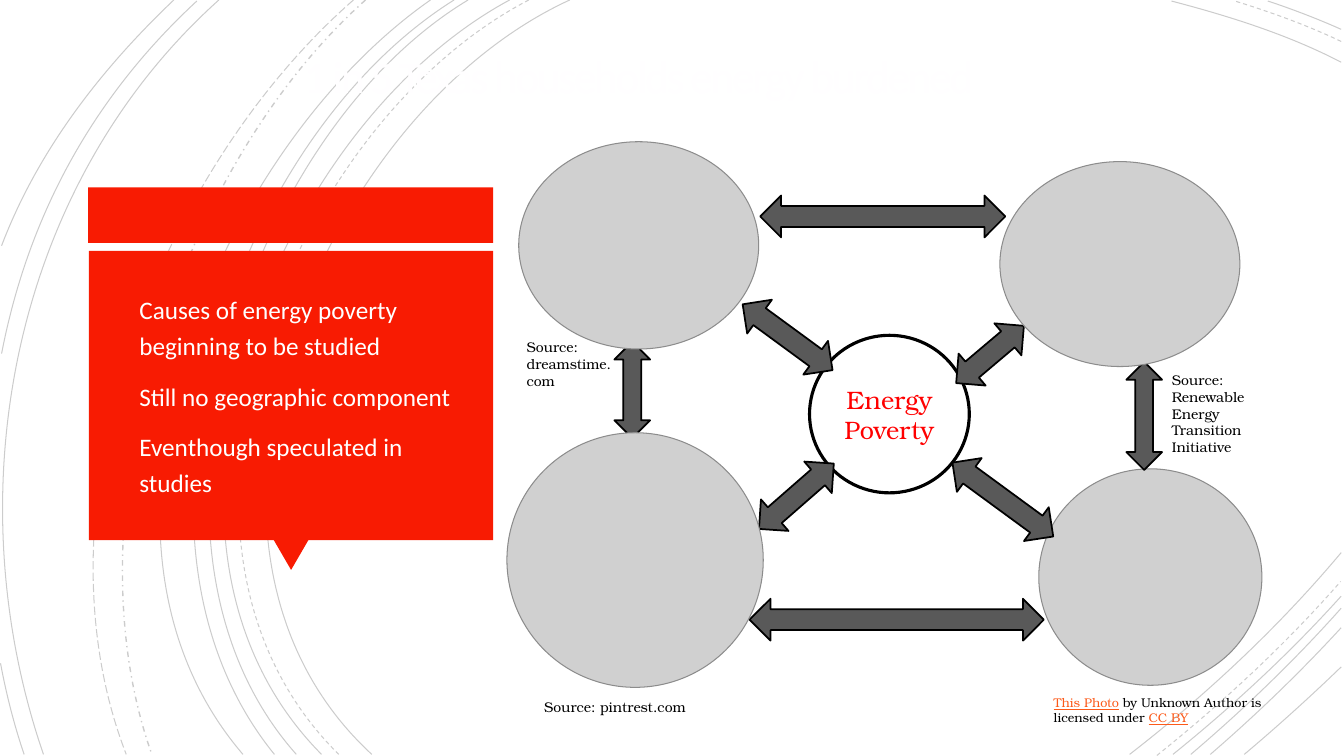
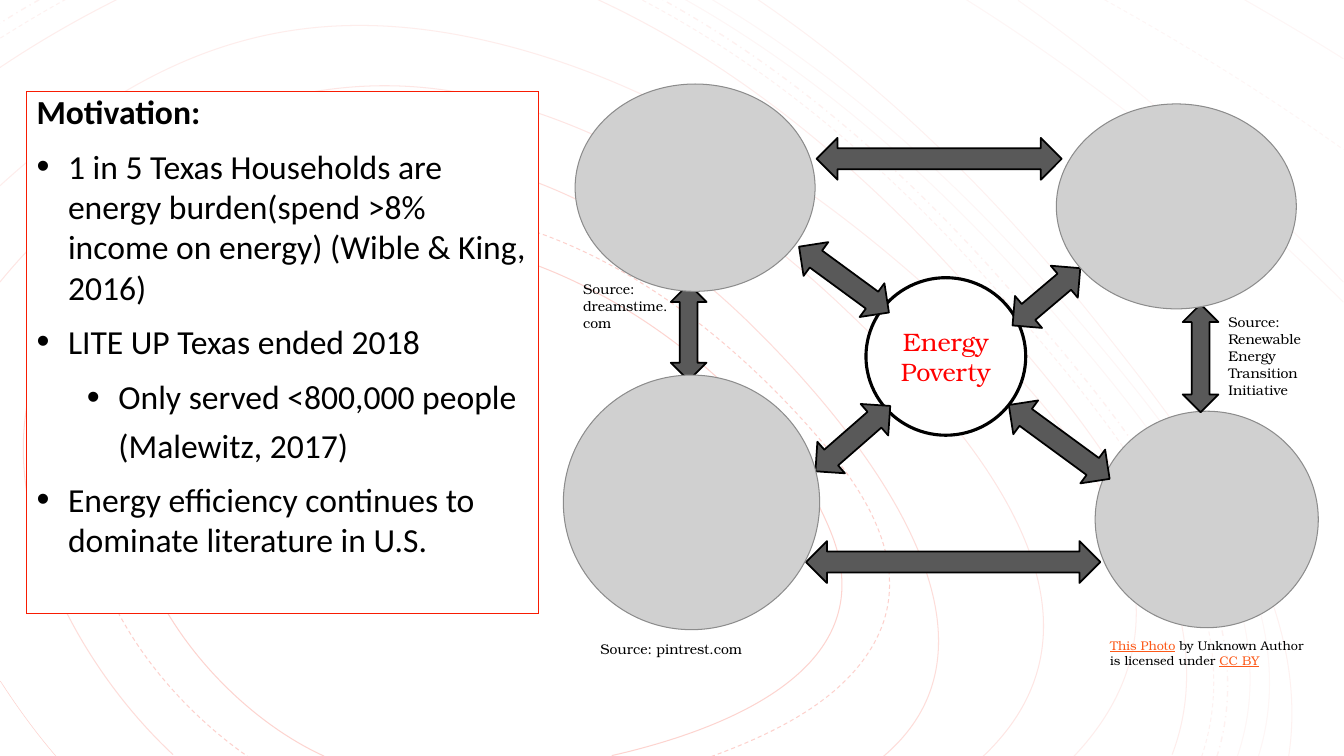
Before and after one commit to cnagbim/Data-Management-Final-Project-Agbim, a slide deck: slide 4 of writing_literature_present/final_presentation.pptx. Drawn at 1344x756 pixels with LibreOffice and Linux fonts; fonts in the diff are those of the drawing; grey boxes stand for pictures. Boxes give left, top, right and bottom in pixels: in the first picture for what was removed or moved away, otherwise in the second. Text is boxed around its words. In the diff, an @@ line names an element or a change of style, - is before the commit and + after.

```diff
--- a/writing_literature_present/final_presentation.pptx
+++ b/writing_literature_present/final_presentation.pptx
@@ freeform shape: place and size @@
-freeform shape at bbox=[2, 0, 174, 246]
+freeform shape at bbox=[0, 0, 117, 68]
@@ freeform shape: place and size @@
-freeform shape at bbox=[53, 0, 431, 754]
+freeform shape at bbox=[0, 0, 1223, 756]
@@ rectangle added at bbox=[0, 0, 1344, 756], fill #FFFFFF @@
@@ group removed at bbox=[0, 0, 1342, 756]: 11 freeform shapes @@
@@ freeform shape: place and size @@
-freeform shape at bbox=[98, 0, 454, 754]
+freeform shape at bbox=[758, 0, 1314, 756]
@@ group added at bbox=[0, 0, 1344, 756]: 9 freeform shapes @@
@@ freeform shape: place and size @@
-freeform shape at bbox=[1235, 1, 1341, 41]
+freeform shape at bbox=[1105, 0, 1344, 150]
@@ freeform shape: place and size @@
-freeform shape at bbox=[1172, 1, 1341, 63]
+freeform shape at bbox=[1245, 0, 1344, 58]
@@ group added at bbox=[0, 0, 1344, 756]: 19 freeform shapes @@
@@ freeform shape: place and size @@
-freeform shape at bbox=[111, 0, 510, 754]
+freeform shape at bbox=[0, 59, 1139, 756]
@@ title removed at bbox=[304, 56, 488, 105] @@
-1 in 5 Texas households energy burdened
@@ rectangle added at bbox=[26, 91, 538, 613], fill #FFFFFF, outline #F81B02 0.75 pt, 24 pt, text #000000 @@
+Motivation:
+• 1 in 5 Texas Households are energy burden(spend >8% income on energy) (Wible & King, 2016)
+• LITE UP Texas ended 2018
+  • Only served <800,000 people (Malewitz, 2017)
+• Energy efficiency continues to dominate literature in U.S.
@@ freeform shape: place and size @@
-freeform shape at bbox=[111, 0, 469, 754]
+freeform shape at bbox=[0, 142, 1033, 756]
@@ freeform shape: place and size @@
-freeform shape at bbox=[124, 0, 529, 754]
+freeform shape at bbox=[27, 197, 913, 756]
@@ rectangle removed at bbox=[89, 188, 494, 243] @@
@@ freeform shape: place and size @@
-freeform shape at bbox=[144, 0, 570, 754]
+freeform shape at bbox=[74, 222, 886, 756]
@@ 2 up down arrows, 1 picture: place and size @@
-2 up down arrows, 1 picture at bbox=[731, 161, 1240, 387]
+2 up down arrows, 1 picture at bbox=[787, 104, 1297, 330]
@@ rectangle removed at bbox=[89, 251, 493, 540] @@
@@ text removed at bbox=[139, 301, 451, 492] @@
-▪ Causes of energy poverty beginning to be studied
-▪ Still no geographic component
-▪ Eventhough speculated in studies
@@ 6 up down arrows, 3 pictures, 3 texts, 1 ellipse: place and size @@
-6 up down arrows, 3 pictures, 3 texts, 1 ellipse at bbox=[507, 142, 1262, 716]
+6 up down arrows, 3 pictures, 3 texts, 1 ellipse at bbox=[564, 84, 1319, 658]
@@ triangle removed at bbox=[273, 540, 309, 571] @@
@@ text "This Photo by Unknown Author ..." rewrapped from bbox=[1054, 695, 1261, 725] to bbox=[1110, 641, 1304, 667] @@
@@ freeform shape: place and size @@
-freeform shape at bbox=[1, 663, 24, 754]
+freeform shape at bbox=[0, 682, 55, 756]
@@ freeform shape at bbox=[0, 682, 55, 756]: outline #000000 0.75 pt to #000000 0.38 pt @@
```
Also in this commit, not shown: 12 other slides changed, 3 slides added, 3 slides removed, 1 other file.
